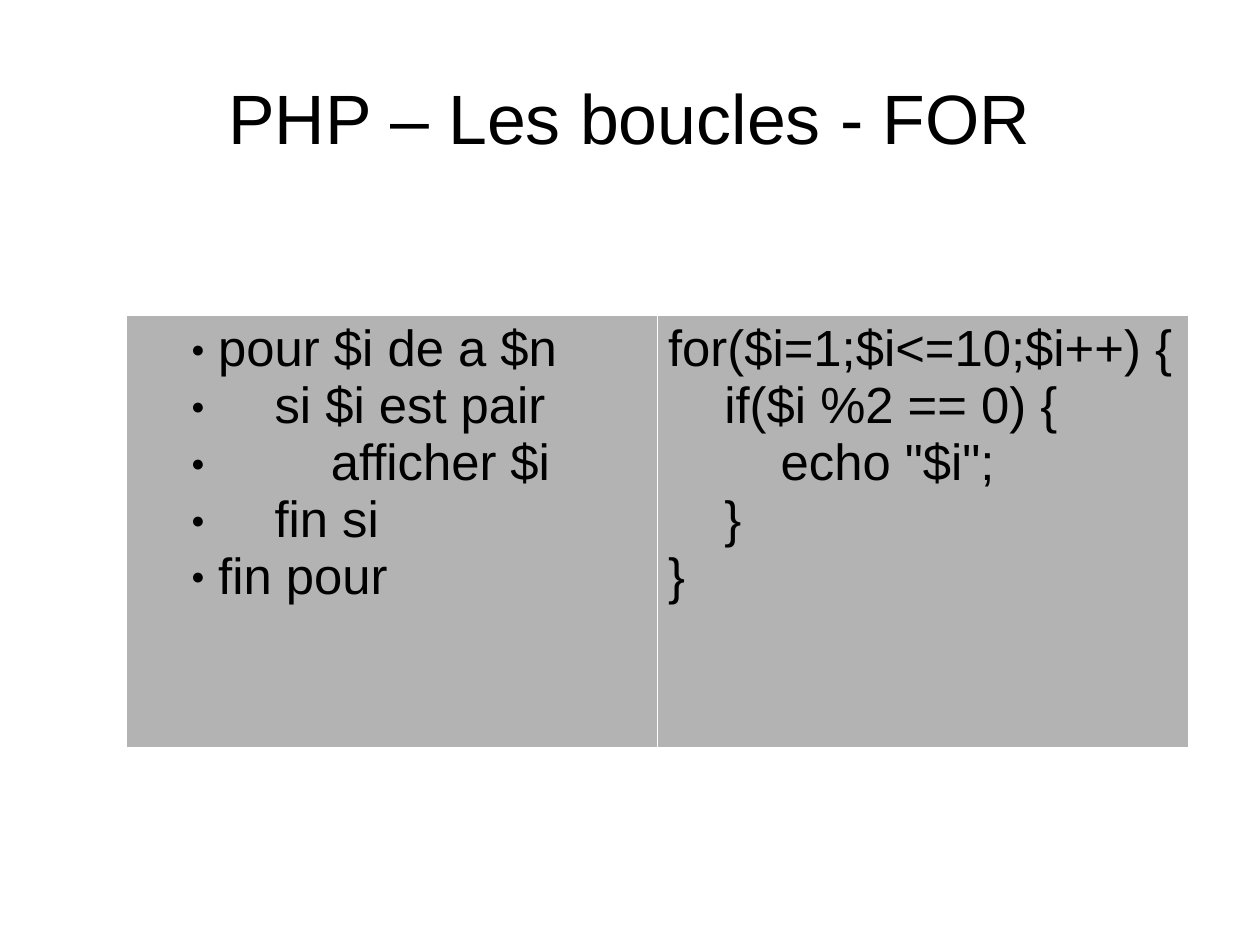
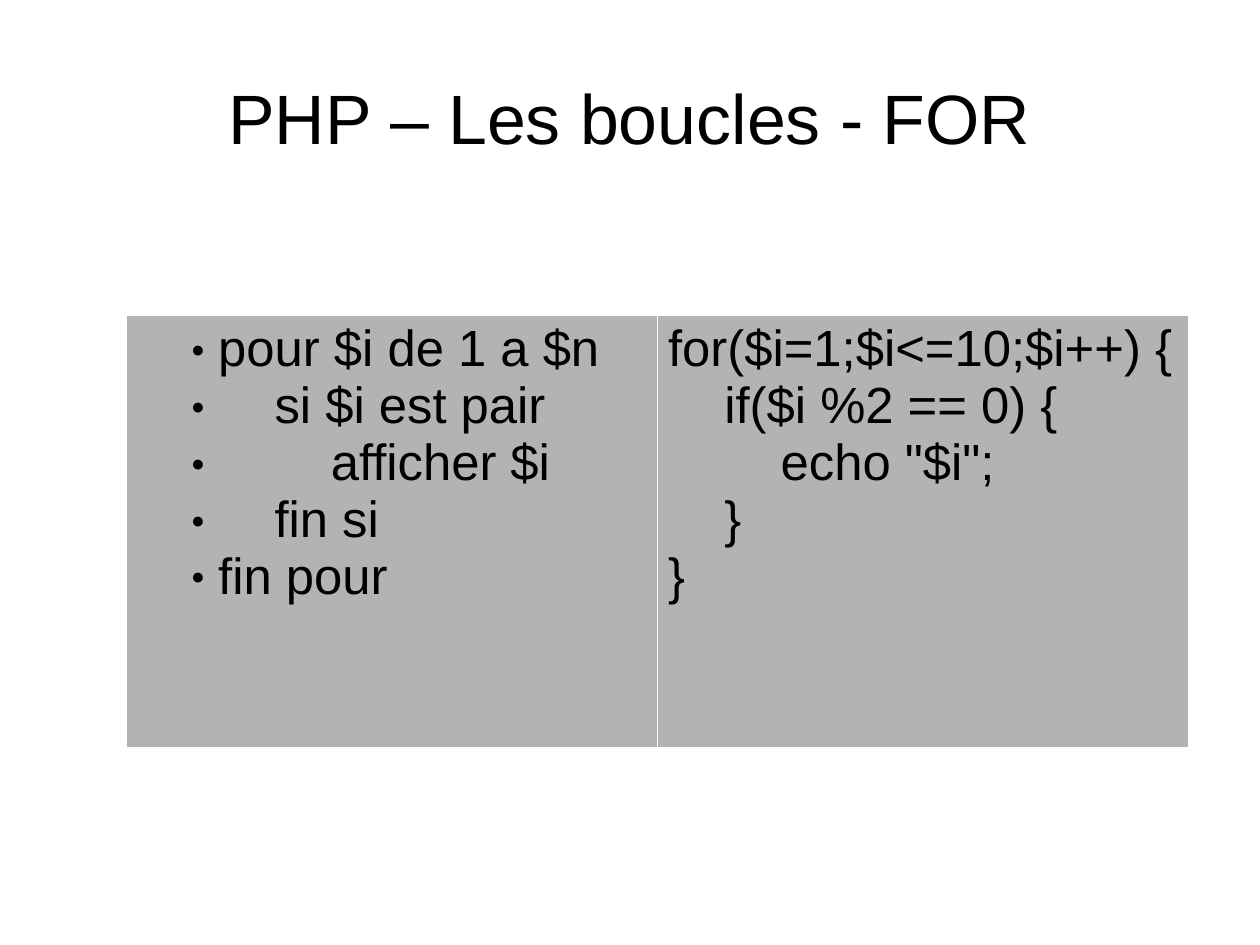
Before and after one commit to NicoM88/formation, a slide deck: slide 12 of PHP/formation.odp. Drawn at 1260x945 pixels with LibreOffice and Linux fonts; fonts in the diff are those of the drawing. Boxes give left, top, right and bottom in pixels: in the first picture for what was removed or moved away, otherwise in the second. Text is boxed around its words. In the diff, an @@ line names an element or a change of style, - is before the commit and + after.

Commit message:
slides

```diff
--- a/PHP/formation.odp
+++ b/PHP/formation.odp
@@ table at bbox=[126, 316, 1188, 748] @@
-row 1, column 1: pour $i de a $n / si $i est pair / afficher $i / fin si / fin pour
+row 1, column 1: pour $i de 1 a $n / si $i est pair / afficher $i / fin si / fin pour
```
Also in this commit, not shown: 1 other file.
